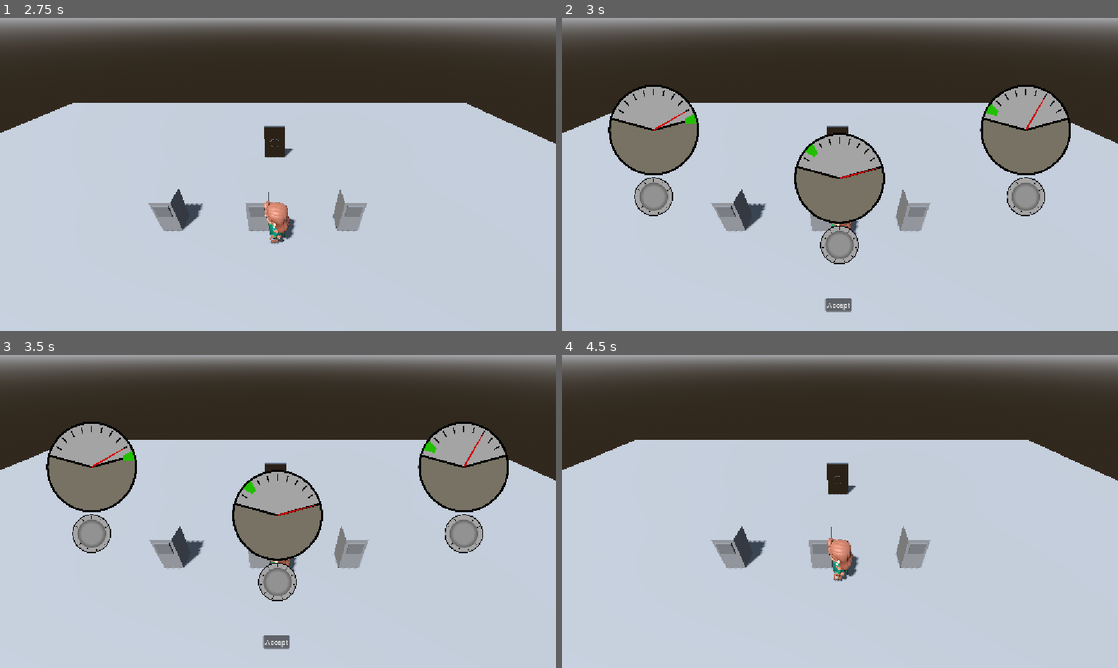
Above: before the commit, frames 1-4 (two rows, left to right).
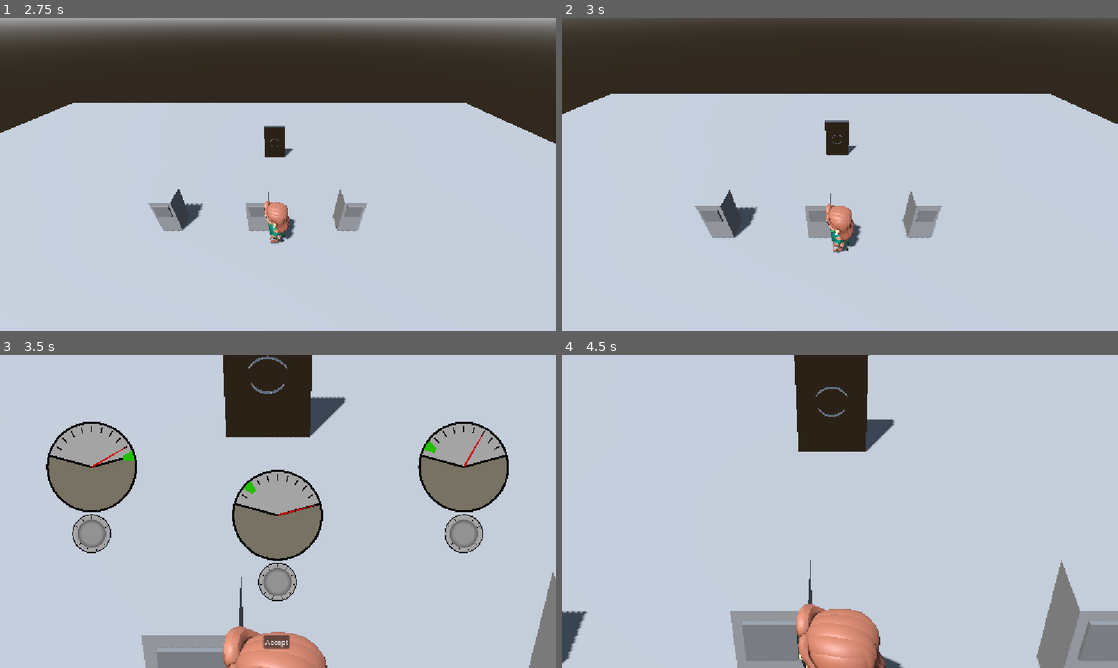
Above: after the commit, the same moments.

Repository: Game-Jam-Studio/Brackeys-Jam-2026.2
Game: Godot game, scene res://Levels/main_menu.tscn
Two runs of this game, one before a commit and one after it. Both use one fixed random seed, a clock stepped at 60 frames per second and the inputs below.
Inputs (mouse positions are in pixels of both pictures, inside the frame that each line leads up to):
- Up to frame 1 (2.75 s): click "New Game" at 0.5 s; tap Enter at 1.25 s; move the mouse to (400, 158) at 1.27 s; hold E (interact) 1.28-2 s; click (400, 158) at 1.42 s; drag from (166, 190) to (250, 237) at 2.02 s
- Up to frame 2 (3 s): move the mouse to (895, 105) at 2.77 s; hold E (interact) from 2.78 s (still down)
- Up to frame 3 (3.5 s): keep holding E (interact)
- Up to frame 4 (4.5 s): release E (interact) at 3.5 s; click "Accept" at 3.5 s; click "Resume" at 4.25 s

Frame 1 is identical in both runs. In frame 2, 24% of the frame differs, in the area x 0-100%, y 0-94%; in frame 3, 30%; in frame 4, 38%, in the area x 0-100%, y 0-100%.

Commit message:
additional code cleanup, refactoring, fix camera zoom, etc.

Diff:
--- a/brackeys-jam-2026.2/JonathanJunk/open_terminal_button.gd
+++ b/brackeys-jam-2026.2/JonathanJunk/open_terminal_button.gd
@@ -6,10 +6,6 @@
 	pass # Replace with function body.
 
 
-# Called every frame. 'delta' is the elapsed time since the previous frame.
-func _process(delta: float) -> void:
-	pass
-
 
 func _on_pressed() -> void:
 	TerminalUI.show_next_text("SubmarineLevel")
--- a/brackeys-jam-2026.2/Scripts/Common/camera_3d.gd
+++ b/brackeys-jam-2026.2/Scripts/Common/camera_3d.gd
@@ -37,7 +37,7 @@
 	global_position = global_position.lerp(target_position, follow_speed * delta)
 
 
-func transition_to_station(focus_point: Node3D, duration: float = 0.6) -> Tween:
+func transition_to_station(duration: float = 0.6) -> Tween:
 	# Cache the current overhead transform before moving
 	return_transform = global_transform
 
@@ -46,7 +46,7 @@
 		active_tween.kill()
 
 	active_tween = create_tween().set_trans(Tween.TRANS_CUBIC).set_ease(Tween.EASE_IN_OUT)
-	active_tween.tween_property(self, "global_transform", focus_point.global_transform, duration)
+	active_tween.tween_property(self, "fov", 20, duration)
 	return active_tween
 
 
@@ -56,5 +56,5 @@
 		active_tween.kill()
 
 	active_tween = create_tween().set_trans(Tween.TRANS_CUBIC).set_ease(Tween.EASE_IN_OUT)
-	active_tween.tween_property(self, "global_transform", return_transform, duration)
+	active_tween.tween_property(self, "fov", 75, duration)
 	return active_tween
--- a/brackeys-jam-2026.2/Scripts/Common/terminal_ui_manager.gd
+++ b/brackeys-jam-2026.2/Scripts/Common/terminal_ui_manager.gd
@@ -9,10 +9,6 @@
 
 # Called when the node enters the scene tree for the first time.
 func _ready() -> void:
-	pass
-
-# Called every frame. 'delta' is the elapsed time since the previous frame.
-func _process(delta: float) -> void:
 	pass
 
 # CurrKeys SubmarineLevel, RhythmLevel, PressureLevel, SteamLevel
--- a/brackeys-jam-2026.2/Scripts/Rhythm/note_destination.gd
+++ b/brackeys-jam-2026.2/Scripts/Rhythm/note_destination.gd
@@ -7,7 +7,6 @@
 @export var normalColor: Color = Color.WHITE
 @export var noteManager: NoteManager
 
-signal minigame_completed(success: bool)
 
 # Called when the node enters the scene tree for the first time.
 func _ready() -> void:
@@ -30,10 +29,6 @@
 	var tween = create_tween()
 	tween.tween_property($Sprite2D, "modulate", normalColor, 0.25)
 
-# Called every frame. 'delta' is the elapsed time since the previous frame.
-func _process(delta: float) -> void:
-	pass
-
 
 func _on_error_area_2d_area_entered(note: Area2D) -> void:
 	note.get_parent().queue_free()
--- a/brackeys-jam-2026.2/Scripts/UI/main_menu.gd
+++ b/brackeys-jam-2026.2/Scripts/UI/main_menu.gd
@@ -5,10 +5,6 @@
 func _ready() -> void:
 	pass # Replace with function body.
 
-
-# Called every frame. 'delta' is the elapsed time since the previous frame.
-func _process(delta: float) -> void:
-	pass
 
 
 func _on_new_game_pressed() -> void:
--- a/brackeys-jam-2026.2/Scripts/UI/pause_menu.gd
+++ b/brackeys-jam-2026.2/Scripts/UI/pause_menu.gd
@@ -10,11 +10,6 @@
 func _ready() -> void:
 	# Hide the pause menu by default on startup.
 	hide()
-
-
-# Called every frame. 'delta' is the elapsed time since the previous frame.
-func _process(delta: float) -> void:
-	pass
 
 
 func _unhandled_input(event: InputEvent) -> void:
--- a/brackeys-jam-2026.2/Taylor/level.gd
+++ b/brackeys-jam-2026.2/Taylor/level.gd
@@ -41,8 +41,8 @@
 		player.set_process_unhandled_input(false)
 
 	# 2. Transition camera to the station's focus point
-	if camera and trigger.camera_focus_point:
-		await camera.transition_to_station(trigger.camera_focus_point).finished
+	if camera:
+		await camera.transition_to_station().finished
 
 	# 3. Instantiate the requested minigame overlay
 	var game_instance: Control = null
@@ -68,6 +68,7 @@
 	trigger.end_repair(success)
 
 	# 6. Reset camera and restore player control
+	await camera.return_from_station()
 	await _restore_control(trigger)
 	is_repair_active = false
 
--- a/brackeys-jam-2026.2/Van/Scripts/pressure_hacking_game.gd
+++ b/brackeys-jam-2026.2/Van/Scripts/pressure_hacking_game.gd
@@ -41,5 +41,5 @@
 		minigame_completed.emit(false)
 		queue_free()
 
-func is_equal_custom(a, b, tolerance):
-	return abs(a - b) <= tolerance
+func is_equal_custom(a, b, adjustedTolerance):
+	return abs(a - b) <= adjustedTolerance
